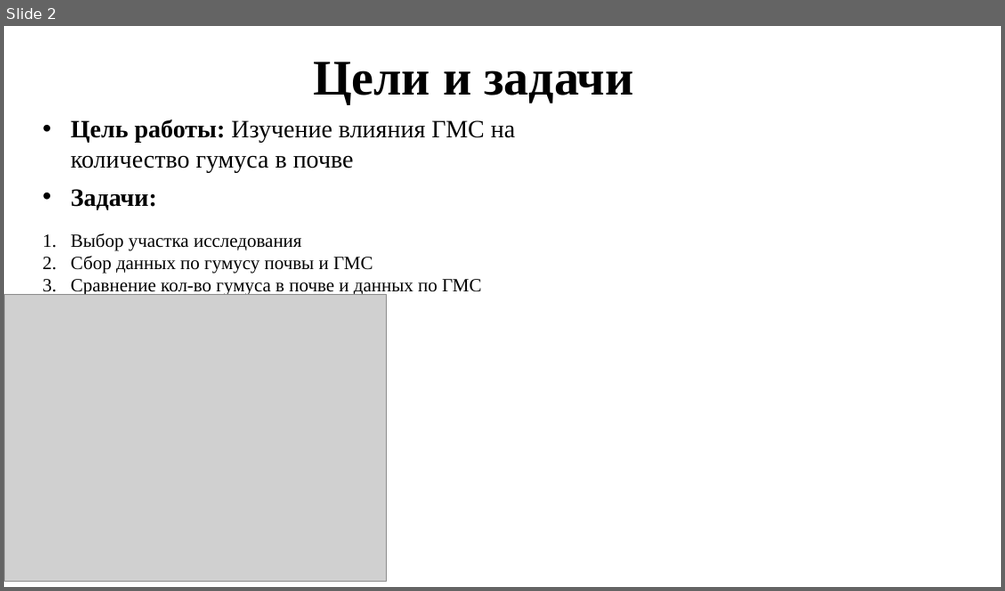
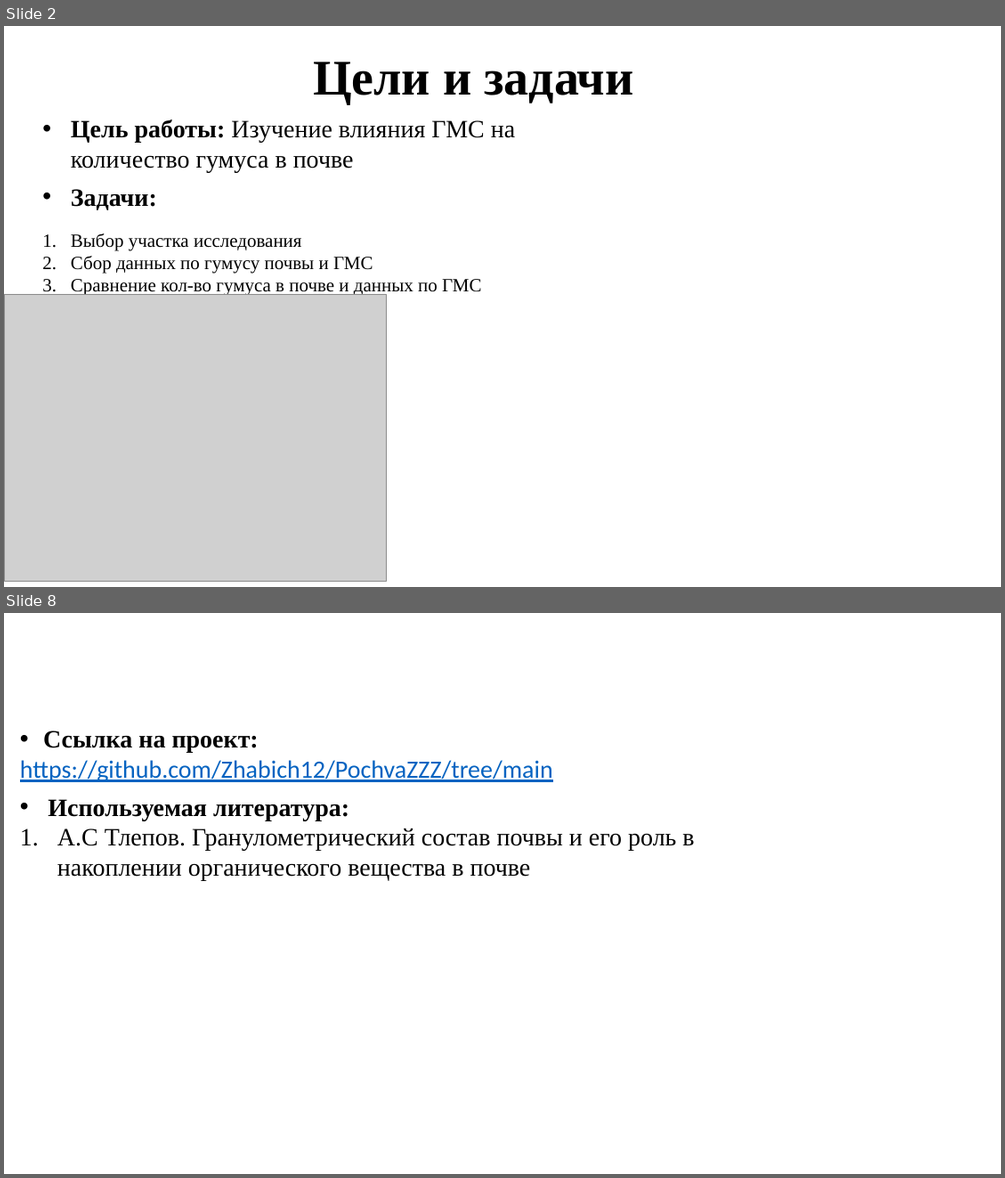
Before and after one commit to Zhabich12/PochvaZZZ, a slide deck: презентация PochaZZZ.pptx. Shown one above the other, each under a label of ours: slide 2 before the commit, slides 2 and 8 after it; the slides between them are not shown. The pictures are 1005x591 and 1005x1178 pixels, drawn with LibreOffice and Linux fonts; fonts in the diff are those of the drawing; grey boxes stand for pictures. Boxes give left, top, right and bottom in pixels: in the first picture for what was removed or moved away, otherwise in the second. Text is boxed around its words. In the diff, an @@ line names an element or a change of style, - is before the commit and + after.

```diff
--- a/презентация PochaZZZ.pptx
+++ b/презентация PochaZZZ.pptx
@@ slide 8 added at (4,613,1001,1174), background #FFFFFF @@
@@ text added at (20,730,553,782), 24 pt, text #0563C1, underline @@
+• Ссылка на проект:
+https://github.com/Zhabich12/PochvaZZZ/tree/main
@@ text added at (48,799,694,881), 24 pt, text #000000 @@
+• Используемая литература:
+1. А.С Тлепов. Гранулометрический состав почвы и его роль в накоплении органического вещества в почве
```
Also in this commit, not shown: 3 slides changed, 3 other slides added.
